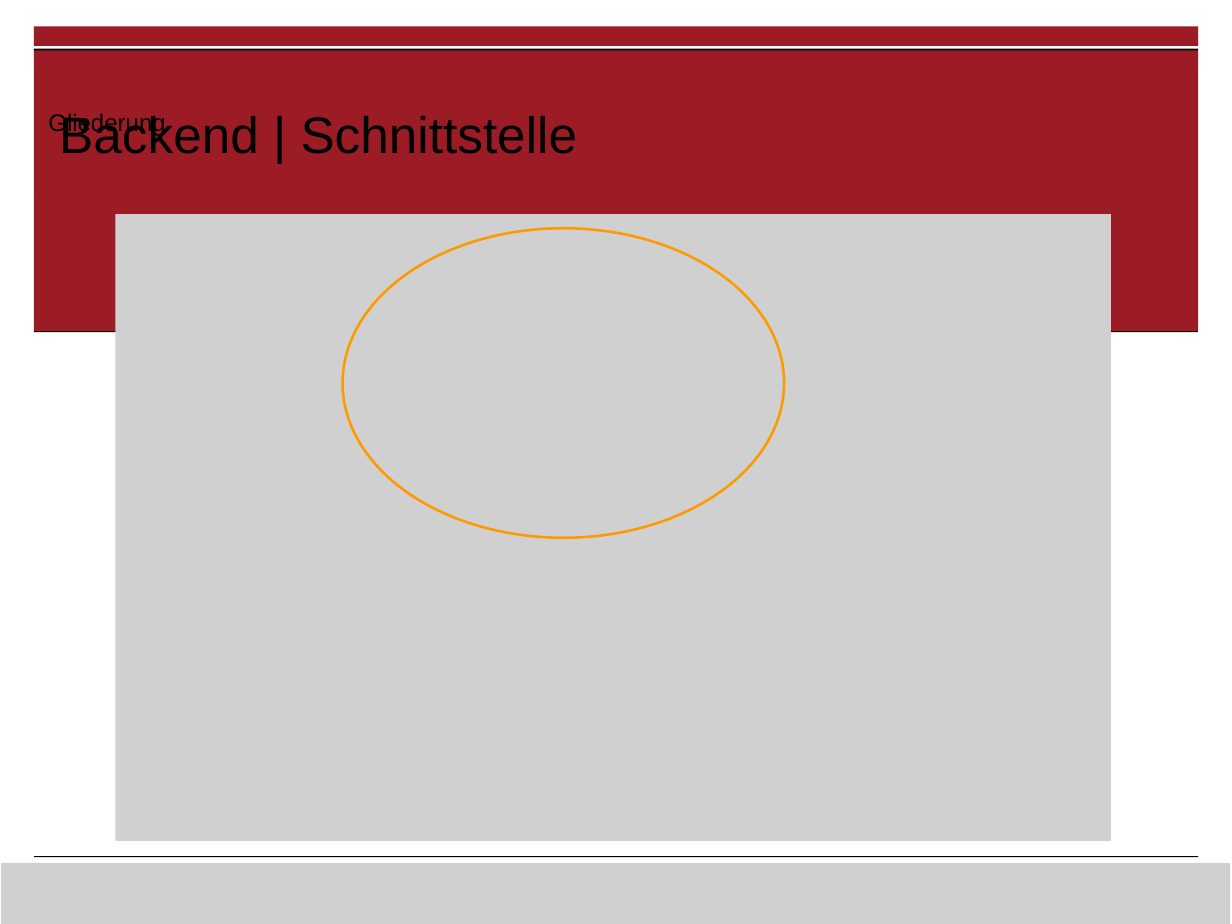
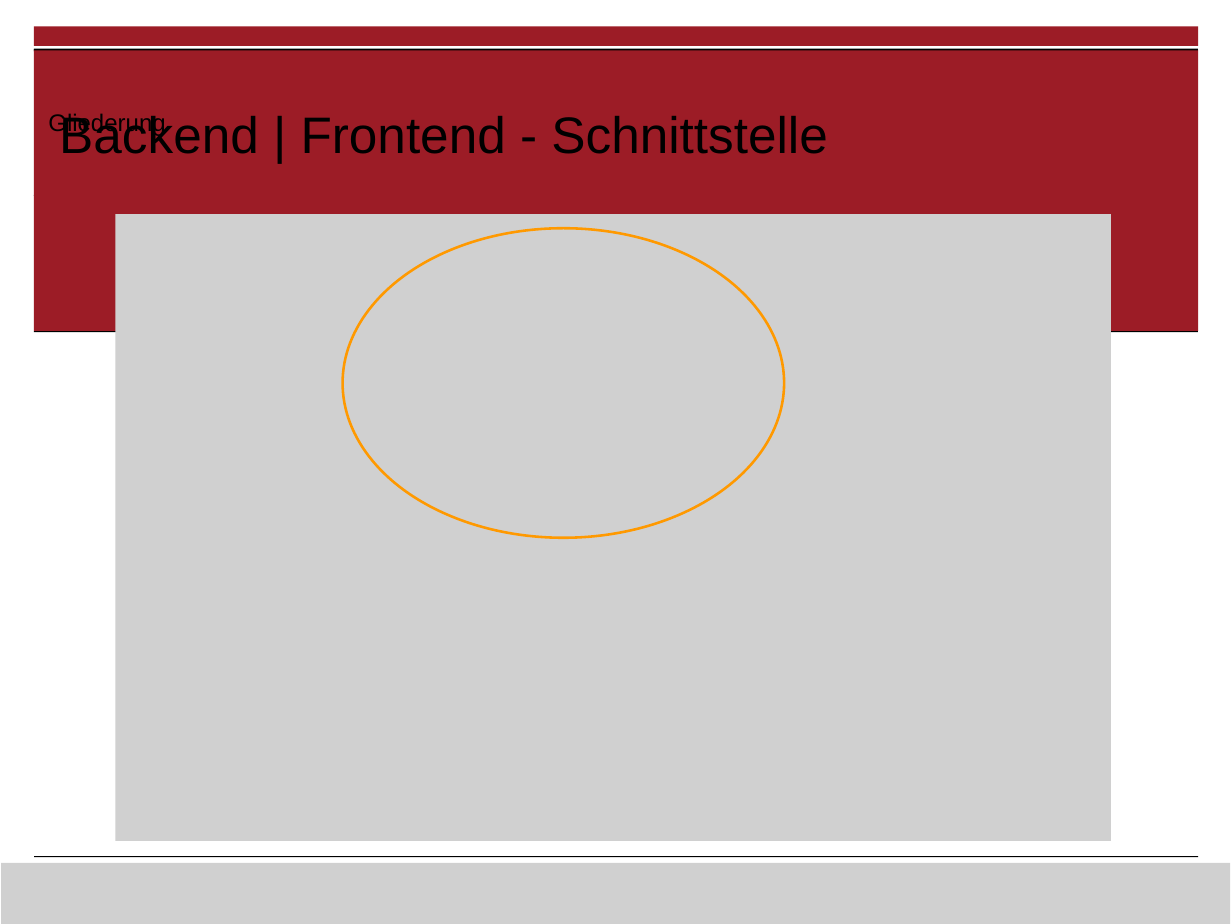
Before and after one commit to LittleCherry722/ServiceHost, a slide deck: slide 5 of Praesentationen/Abschlusspraesentation SS13/Backend.odp (slide 4 before the commit). Drawn at 1232x924 pixels with LibreOffice and Linux fonts; fonts in the diff are those of the drawing; grey boxes stand for pictures; background and template pictures are left out. Boxes give left, top, right and bottom in pixels: in the first picture for what was removed or moved away, otherwise in the second. Text is boxed around its words. In the diff, an @@ line names an element or a change of style, - is before the commit and + after.

Commit message:
Backend slides update

```diff
--- a/Praesentationen/Abschlusspraesentation SS13/Backend.odp
+++ b/Praesentationen/Abschlusspraesentation SS13/Backend.odp
@@ text at bbox=[59, 113, 827, 154]: text changed @@
-Backend | Schnittstelle
+Backend | Frontend - Schnittstelle
```
Also in this commit, not shown: 6 other slides changed, 1 slide added.
